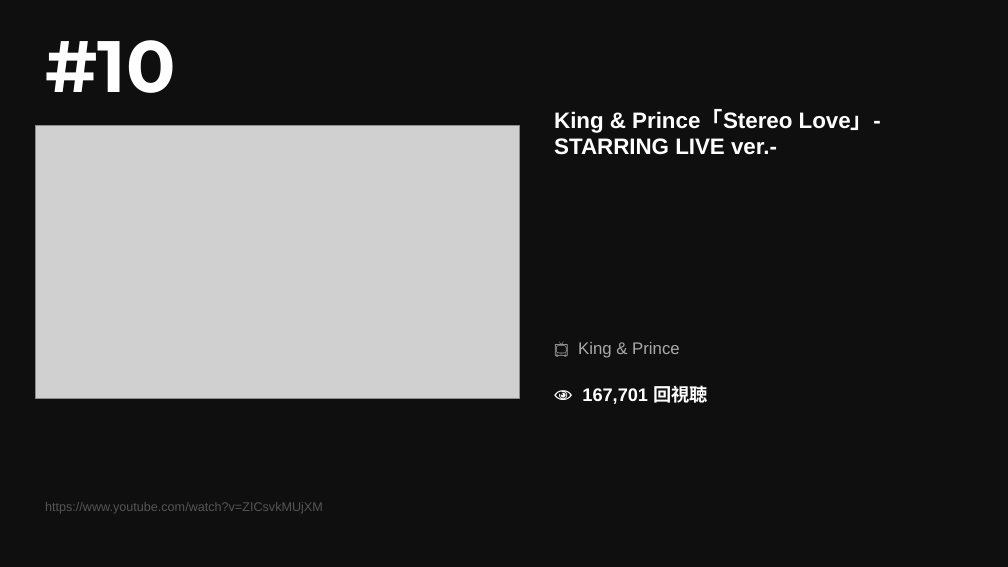
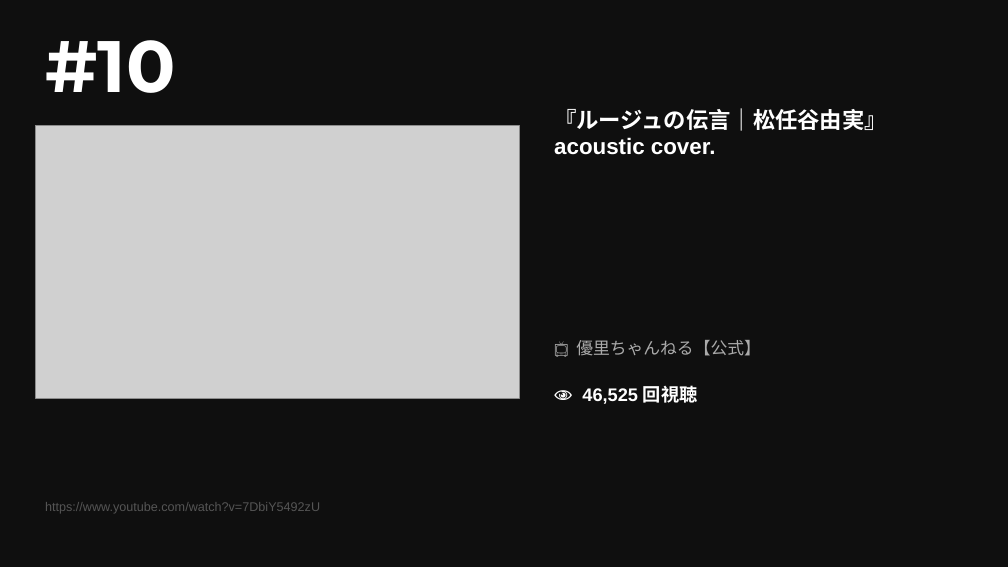
Before and after one commit to asaneasaburo0910-hub/youtube-crawler, a slide deck: slide 2 of youtube_ranking_20260509.pptx. Drawn at 1008x567 pixels with LibreOffice and Linux fonts; fonts in the diff are those of the drawing; grey boxes stand for pictures. Boxes give left, top, right and bottom in pixels: in the first picture for what was removed or moved away, otherwise in the second. Text is boxed around its words. In the diff, an @@ line names an element or a change of style, - is before the commit and + after.

```diff
--- a/youtube_ranking_20260509.pptx
+++ b/youtube_ranking_20260509.pptx
@@ text at <box>554,108,887,155</box>: text changed @@
-King & Prince「Stereo Love」-STARRING LIVE ver.-
+『ルージュの伝言｜松任谷由実』 acoustic cover.
@@ text at <box>576,340,761,356</box>: text changed @@
-📺 King & Prince
+📺 優里ちゃんねる【公式】
@@ text at <box>582,382,698,406</box>: text changed @@
-👁 167,701 回視聴
+👁 46,525 回視聴
@@ text at <box>45,502,320,514</box>: text changed @@
-https://www.youtube.com/watch?v=ZICsvkMUjXM
+https://www.youtube.com/watch?v=7DbiY5492zU
```
Also in this commit, not shown: 13 other slides changed.
